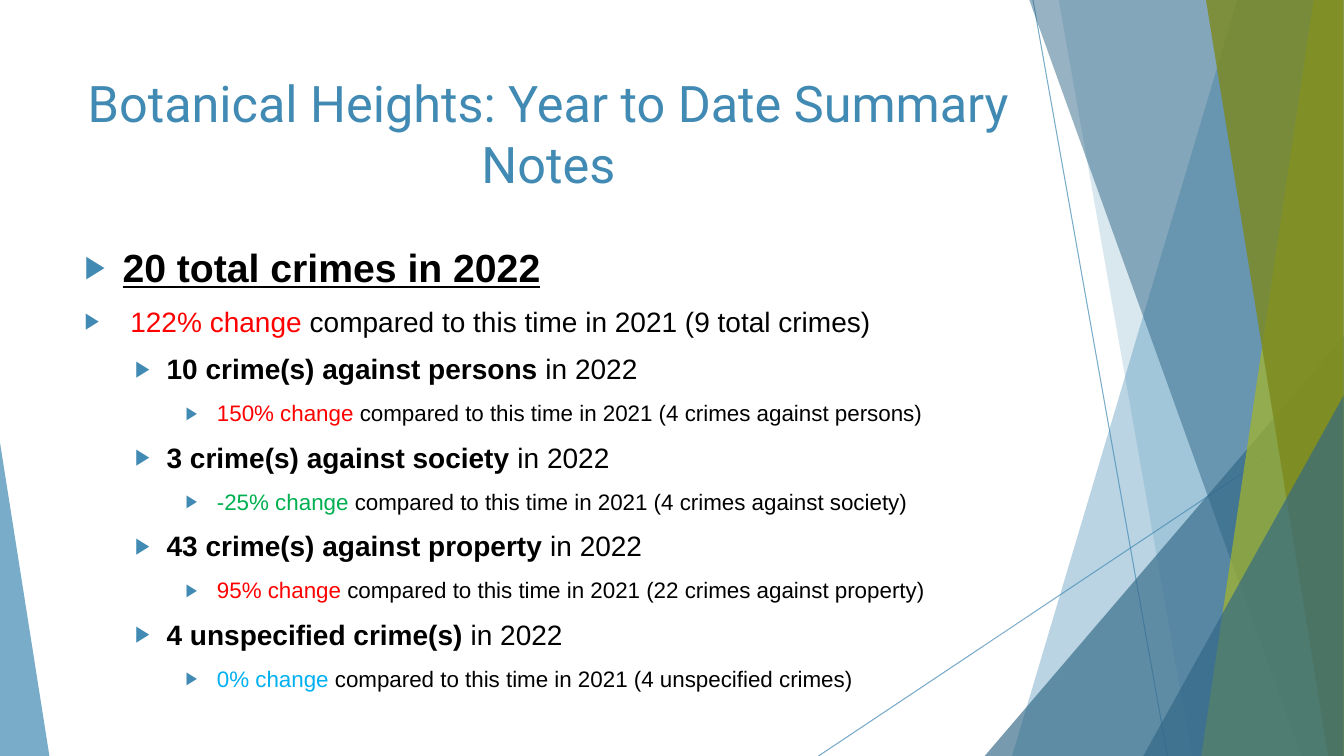
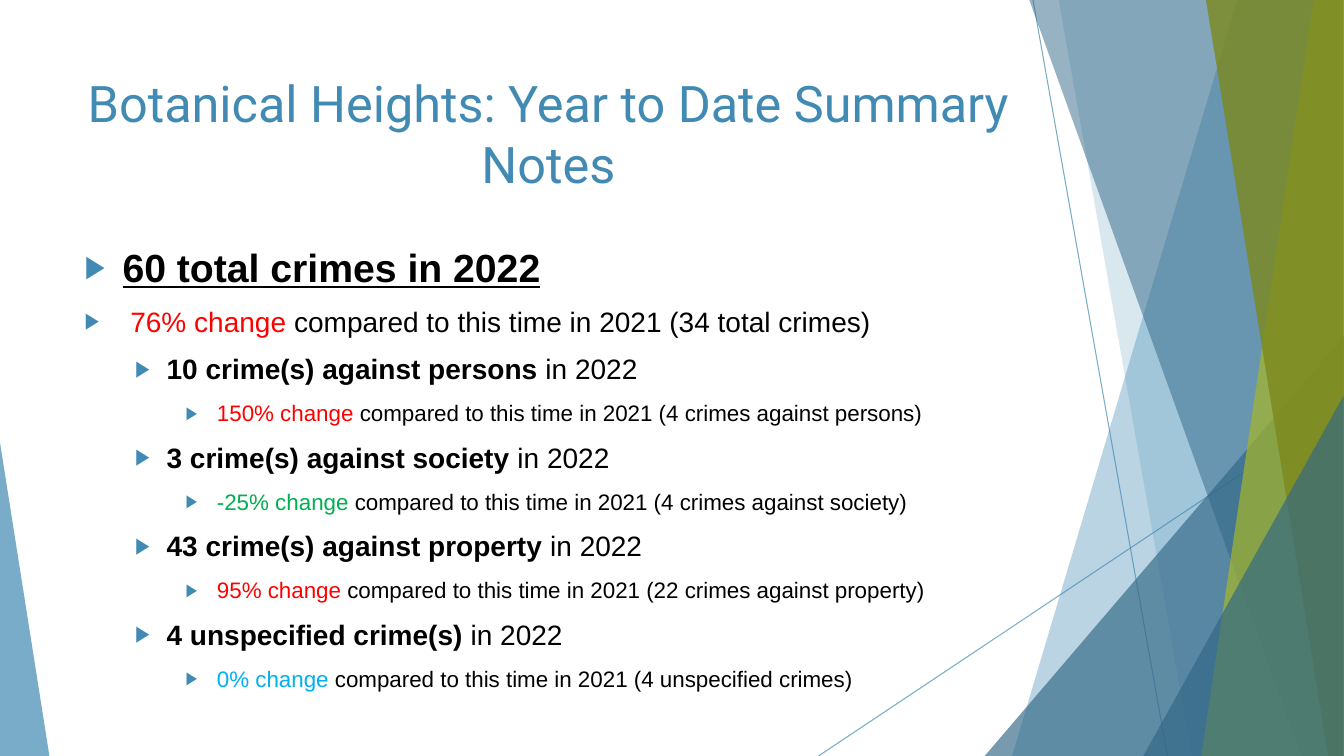
Before and after one commit to wumcrc/monthly-crime-reports, a slide deck: slide 29 of NIBRS/results/presentations/2022/March/fpse-bot-cwe-mc-March2022.pptx. Drawn at 1344x756 pixels with LibreOffice and Linux fonts; fonts in the diff are those of the drawing. Boxes give left, top, right and bottom in pixels: in the first picture for what was removed or moved away, otherwise in the second. Text is boxed around its words. In the diff, an @@ line names an element or a change of style, - is before the commit and + after.

```diff
--- a/NIBRS/results/presentations/2022/March/fpse-bot-cwe-mc-March2022.pptx
+++ b/NIBRS/results/presentations/2022/March/fpse-bot-cwe-mc-March2022.pptx
@@ text at [123,253,870,337]: text changed @@
-▶ 20 total crimes in 2022
-▶ 122% change compared to this time in 2021 (9 total crimes)
+▶ 60 total crimes in 2022
+▶ 76% change compared to this time in 2021 (34 total crimes)
```
Also in this commit, not shown: 2 other slides changed, 1 other file.
